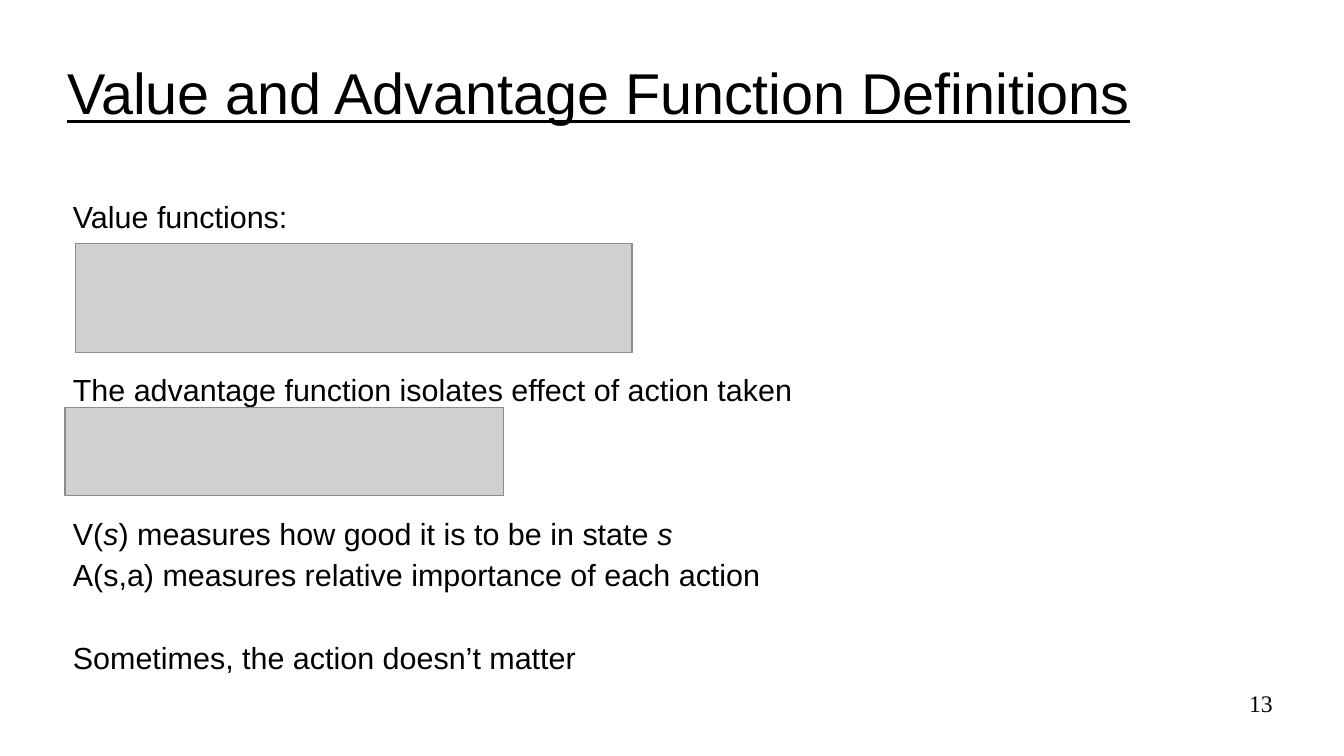
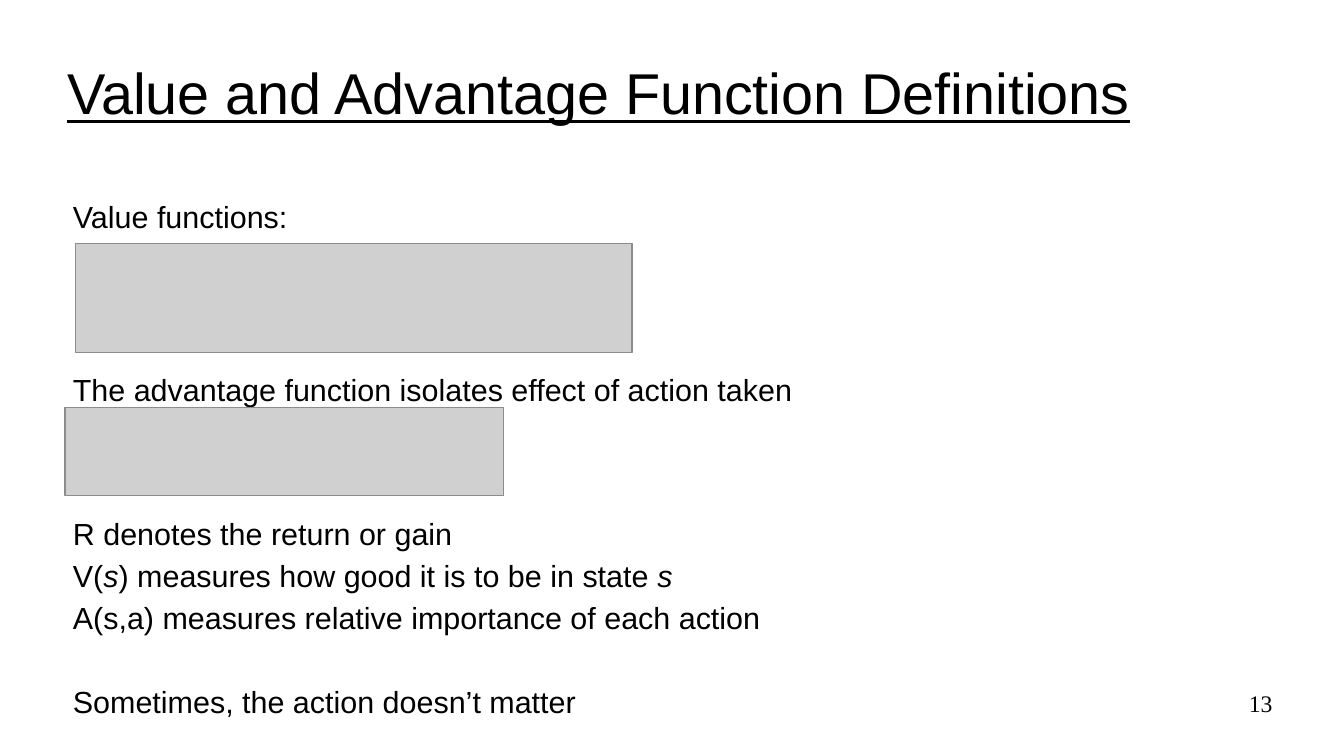
Before and after one commit to UVADS/reinforcement_learning, a slide deck: slide 13 of 06_deep_q_networks_extensions/dqn_extensions.ppt. Drawn at 1344x756 pixels with LibreOffice and Linux fonts; fonts in the diff are those of the drawing; grey boxes stand for pictures. Boxes give left, top, right and bottom in pixels: in the first picture for what was removed or moved away, otherwise in the second. Text is boxed around its words. In the diff, an @@ line names an element or a change of style, - is before the commit and + after.

```diff
--- a/06_deep_q_networks_extensions/dqn_extensions.ppt
+++ b/06_deep_q_networks_extensions/dqn_extensions.ppt
@@ text at [73, 523, 453, 551]: paragraph added @@
+R denotes the return or gain
```
Also in this commit, not shown: 1 other slide changed, 1 other file.
